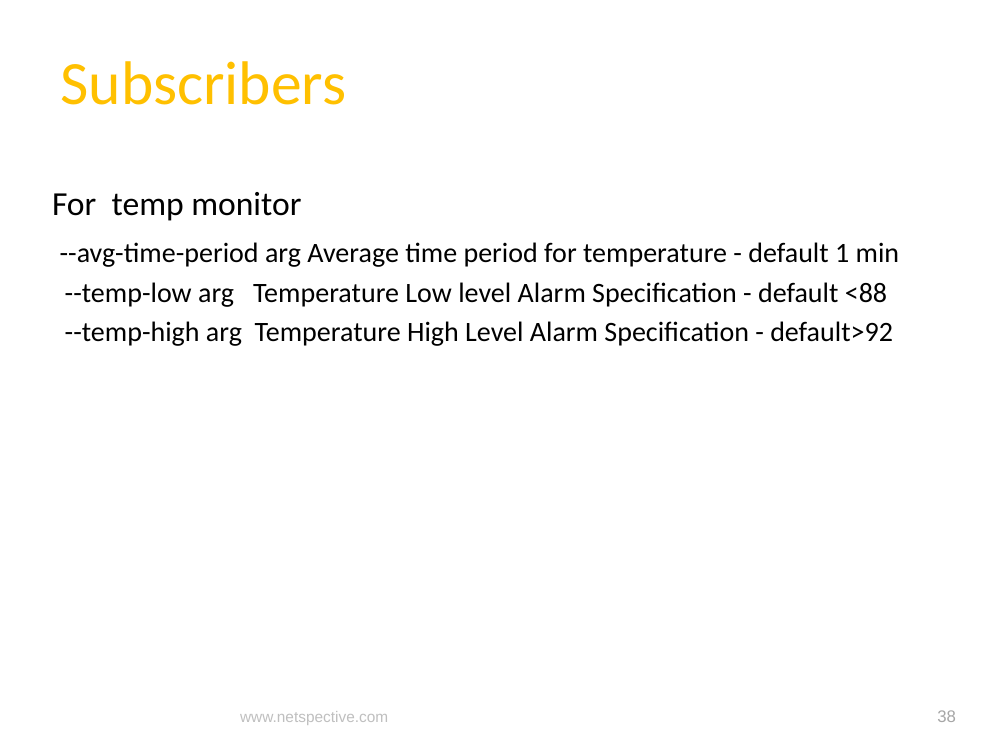
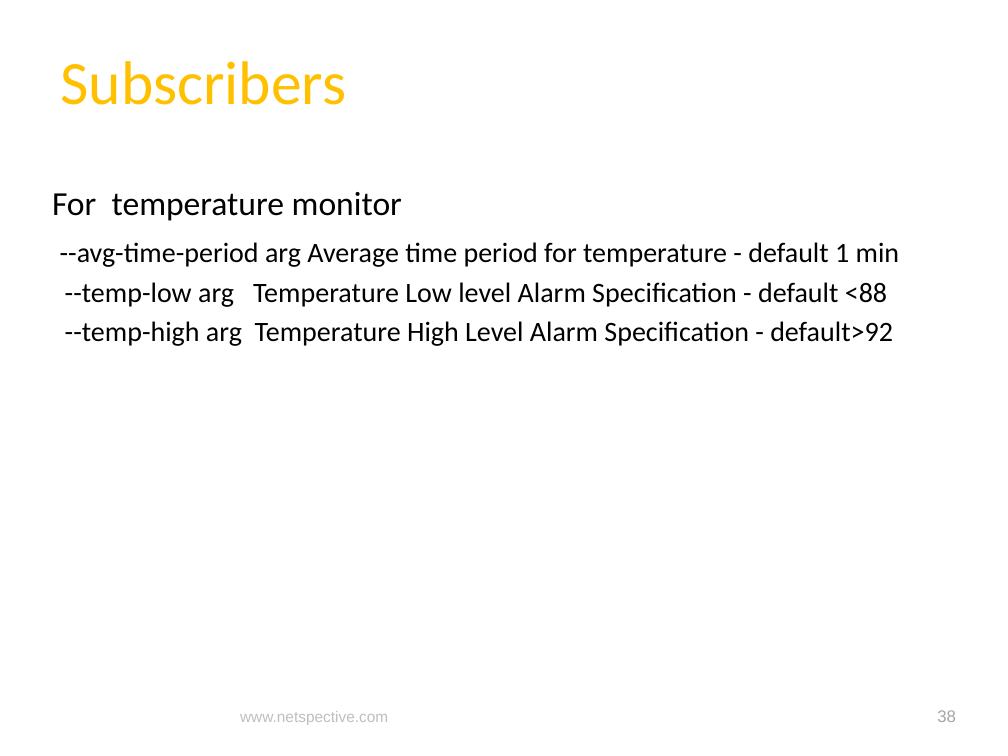
Before and after one commit to netspective/fluent, a slide deck: slide 38 of support/documents/Covidien Gateway Prototype Project Status and Plan.pptx. Drawn at 1008x756 pixels with LibreOffice and Linux fonts; fonts in the diff are those of the drawing; background and template pictures are left out. Boxes give left, top, right and bottom in pixels: in the first picture for what was removed or moved away, otherwise in the second. Text is boxed around its words. In the diff, an @@ line names an element or a change of style, - is before the commit and + after.

```diff
--- a/support/documents/Covidien Gateway Prototype Project Status and Plan.pptx
+++ b/support/documents/Covidien Gateway Prototype Project Status and Plan.pptx
@@ text at (x1=52, y1=192, x2=402, y2=221): text changed @@
-For temp monitor
+For temperature monitor
```
Also in this commit, not shown: 9 other slides changed.
